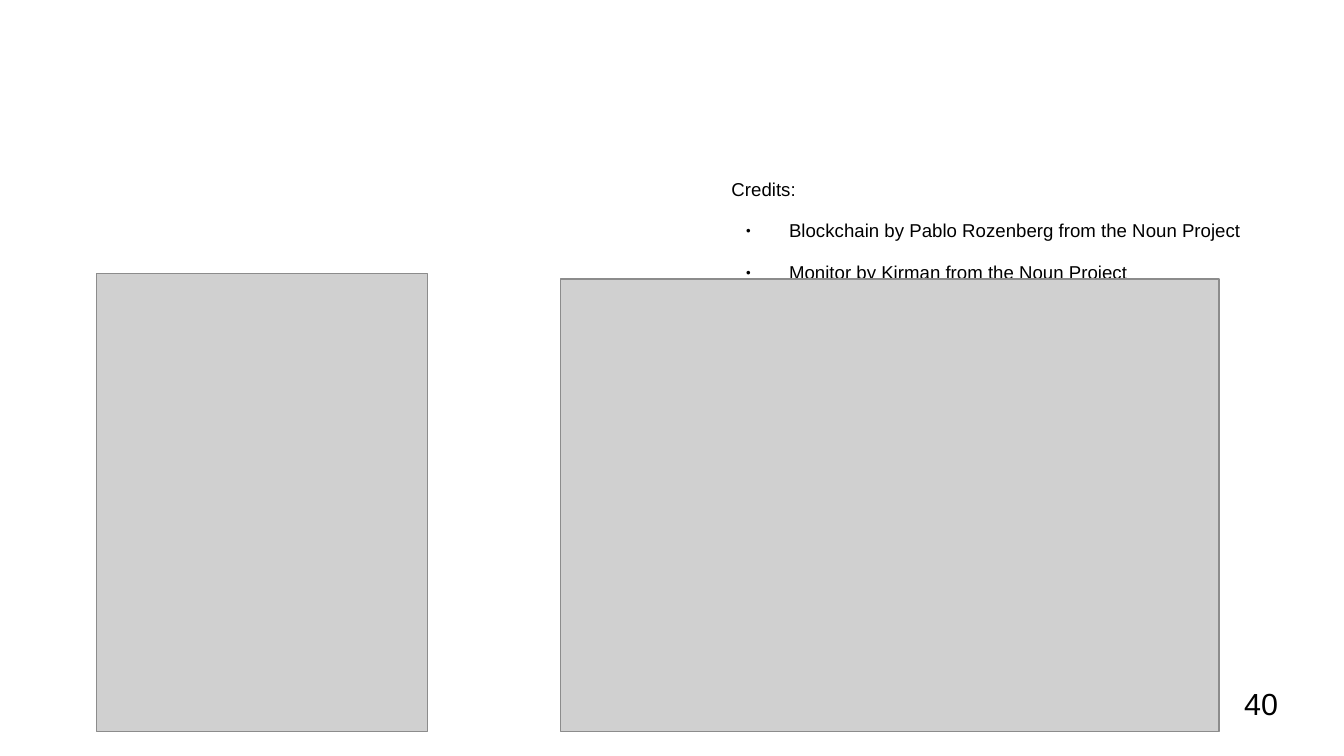
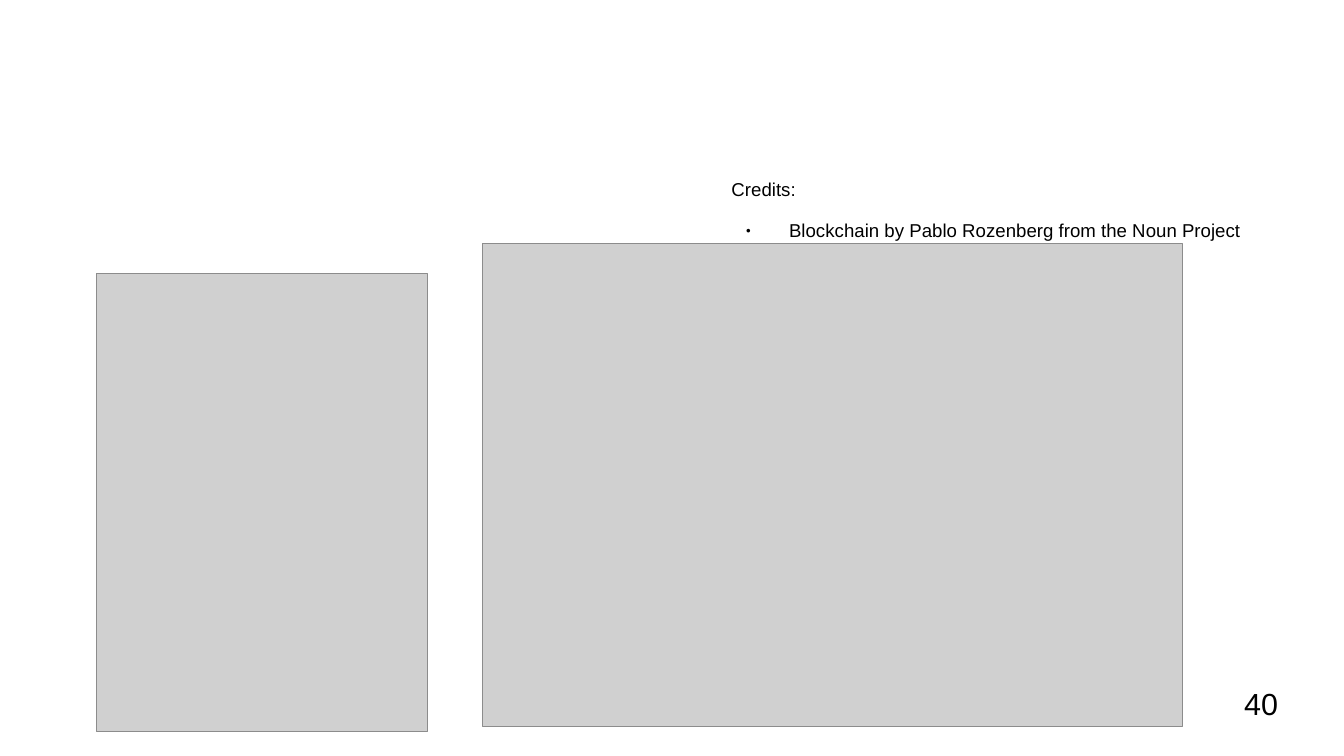
Before and after one commit to OrfeasLitos/blockchain_slides, a slide deck: slide 40 of presentation.odp. Drawn at 1344x756 pixels with LibreOffice and Linux fonts; fonts in the diff are those of the drawing; grey boxes stand for pictures; background and template pictures are left out. Boxes give left, top, right and bottom in pixels: in the first picture for what was removed or moved away, otherwise in the second. Text is boxed around its words. In the diff, an @@ line names an element or a change of style, - is before the commit and + after.

Commit message:
Update bitcoin price chart

```diff
--- a/presentation.odp
+++ b/presentation.odp
@@ picture: place and size @@
-picture at bbox=[561, 279, 1220, 732]
+picture at bbox=[483, 244, 1183, 727]
@@ text at bbox=[789, 265, 1127, 280]: paragraph removed @@
-● Monitor by Kirman from the Noun Project
```
